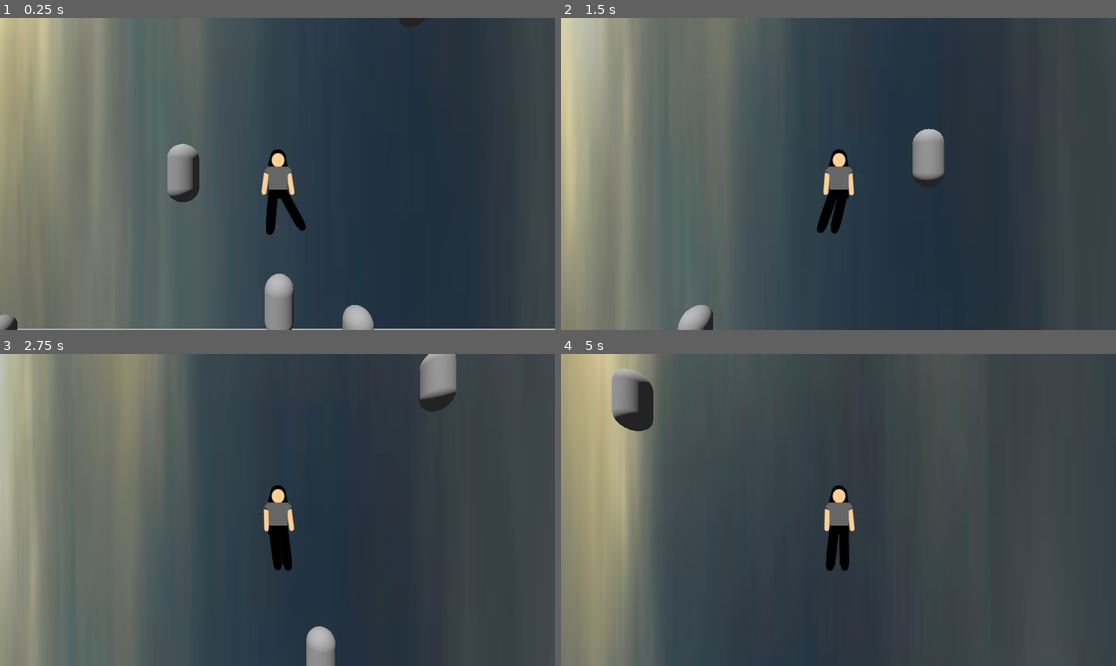
Above: before the commit, frames 1-4 (two rows, left to right).
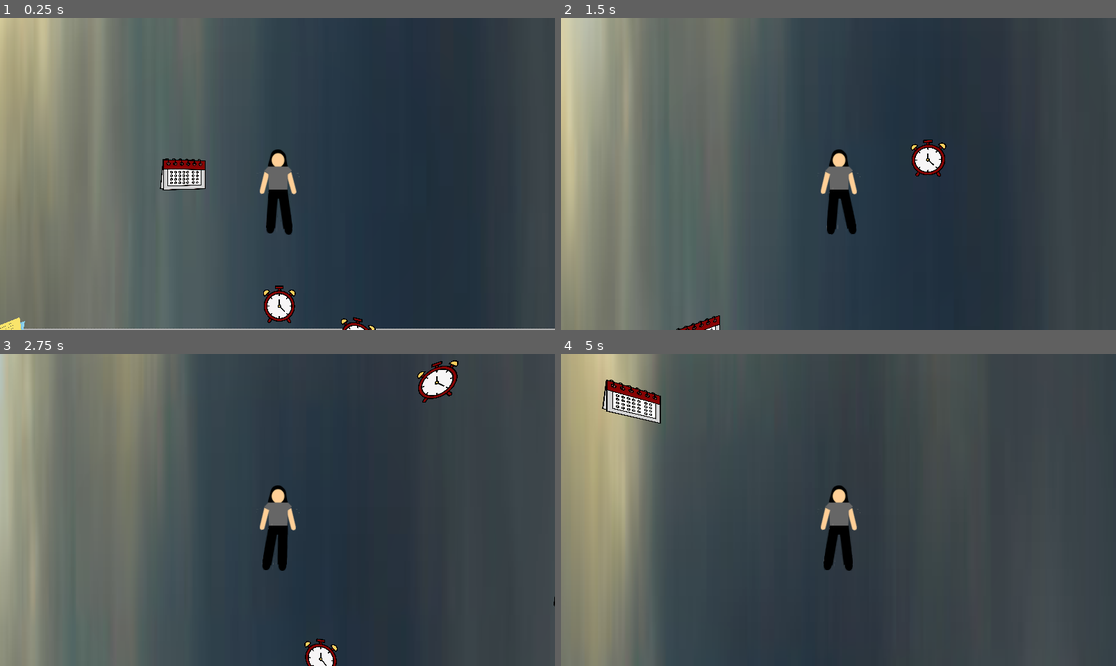
Above: after the commit, the same moments.

Repository: akkajoe/FallingUp
Game: Godot game, scene res://main.tscn
Same seed, same stepped clock (60 frames per second), same inputs: the game is played once before the commit and once after it. This scene is started directly instead of the project's main scene.
Inputs:
- Up to frame 1 (0.25 s): no input
- Up to frame 2 (1.5 s): tap Enter (ui_accept) at 0.5, 0.77 s; hold Right (right) 0.53-1.28 s; hold A (left) from 1.28 s (still down)
- Up to frame 3 (2.75 s): tap Enter (ui_accept) at 1.52 s; release A (left) at 2.03 s; hold Right (right) from 2.03 s (still down)
- Up to frame 4 (5 s): tap Enter (ui_accept) at 3.02, 3.77, 4.52 s; release Right (right) at 3.53 s; hold A (left) from 3.53 s (still down)

The runs differ from the first frame. In frame 1, 3.1% of the frame differs, in the area x 0-77%, y 0-100%; in frame 2, 2.0%; in frame 3, 2.2%; in frame 4, 1.8%.

Commit message:
Added randomized obstacles-calendar, clock, sticky notes

Diff:
--- a/fallingup/obstacle.gd
+++ b/fallingup/obstacle.gd
@@ -1,21 +1,49 @@
 extends Area3D
 
+@onready var mesh = $MeshInstance3D
+@onready var camera : Camera3D = get_viewport().get_camera_3d()
+
+@export var obstacle_textures: Array[Texture2D] = [
+	preload("res://assets/char/clock.png"),
+	preload("res://assets/char/cal.png"),
+	preload("res://assets/char/stickynotes.png")
+]
+
 func _ready():
+	# Assign random texture
+	var chosen_texture = obstacle_textures[randi() % obstacle_textures.size()]
+	var mat := StandardMaterial3D.new()
+	mat.albedo_texture = chosen_texture
+	mat.flags_unshaded = true
+	mat.transparency = BaseMaterial3D.TRANSPARENCY_ALPHA
+	mesh.set_surface_override_material(0, mat)
+
+	# Connect signal
 	var handler = Callable(self, "_on_body_entered")
 	if not body_entered.is_connected(handler):
 		body_entered.connect(handler)
+
+func _process(_delta):
+	if camera and mesh:
+		var mesh_pos = mesh.global_transform.origin
+		var camera_pos = camera.global_transform.origin
+		camera_pos.y = mesh_pos.y  # keep level
+
+		var direction = (camera_pos - mesh_pos).normalized()
+		var angle = atan2(direction.x, direction.z)
+		mesh.rotation.y = angle
 
 func _on_body_entered(body: Node) -> void:
 	if body.name != "player":
 		return
 
-	# glow
 	var world_env = get_tree().get_current_scene().get_node("WorldEnvironment") as WorldEnvironment
 	if world_env and world_env.environment:
-		world_env.environment.glow_strength = clamp(world_env.environment.glow_strength + 0.15, 0.0, 5.0)
+		world_env.environment.glow_strength = clamp(
+			world_env.environment.glow_strength + 0.15, 0.0, 5.0
+		)
 		print("ADDING GLOW")
 
-	# notify player
 	var player = get_tree().get_current_scene().get_node("player")
 	player.register_collected_obstacle(self)
 
--- a/fallingup/obstacle.tscn
+++ b/fallingup/obstacle.tscn
@@ -4,7 +4,7 @@
 
 [sub_resource type="CapsuleShape3D" id="CapsuleShape3D_sl1jc"]
 
-[sub_resource type="CapsuleMesh" id="CapsuleMesh_qcbvg"]
+[sub_resource type="QuadMesh" id="QuadMesh_sl1jc"]
 
 [node name="obstacle" type="Area3D"]
 collision_layer = 3
@@ -20,9 +20,10 @@
 debug_color = Color(0.403922, 0.0705882, 0.133333, 1)
 
 [node name="MeshInstance3D" type="MeshInstance3D" parent="."]
+transform = Transform3D(1.75, 0, 0, 0, 1.75, 0, 0, 0, 1.75, 0, 0, 0)
 layers = 3
 cast_shadow = 0
-mesh = SubResource("CapsuleMesh_qcbvg")
+mesh = SubResource("QuadMesh_sl1jc")
 
 [node name="CollisionShape3D2" type="CollisionShape3D" parent="."]
 shape = SubResource("CapsuleShape3D_sl1jc")
--- a/fallingup/ragdoll.tscn
+++ b/fallingup/ragdoll.tscn
@@ -27,6 +27,7 @@
 transform = Transform3D(0.1, 0, 0, 0, 0.1, 0, 0, 0, 0.1, 0.215209, -0.553509, 0.00626993)
 node_a = NodePath("../torso")
 node_b = NodePath("../rightleg")
+angular_limit/enable = true
 angular_limit/upper = 0.261799
 angular_limit/lower = -0.261799
 angular_limit/bias = 0.99
@@ -35,6 +36,7 @@
 transform = Transform3D(1, 0, 0, 0, 1, 0, 0, 0, 1, -0.259567, -0.00313929, 0.000431538)
 node_a = NodePath("../torso")
 node_b = NodePath("../leftarm")
+angular_limit/enable = true
 angular_limit/upper = 0.261799
 angular_limit/lower = -0.261799
 angular_limit/bias = 0.99
@@ -43,6 +45,7 @@
 transform = Transform3D(0.1, 0, 0, 0, 0.1, 0, 0, 0, 0.1, -0.230457, -0.560054, 0.00864697)
 node_a = NodePath("../torso")
 node_b = NodePath("../legleft")
+angular_limit/enable = true
 angular_limit/upper = 0.261799
 angular_limit/lower = -0.261799
 angular_limit/bias = 0.99
@@ -58,7 +61,7 @@
 shape = SubResource("CapsuleShape3D_uytnn")
 
 [node name="Sprite3D" type="Sprite3D" parent="rightleg"]
-transform = Transform3D(1, 0, 0, 0, 1, 0, 0, 0, 1, 0.160149, -1.24269, 0)
+transform = Transform3D(1, 0, 0, 0, 1, 0, 0, 0, 1, 0.16, -1.243, 0.03)
 texture = ExtResource("1_uytnn")
 
 [node name="torso" type="RigidBody3D" parent="."]
@@ -73,7 +76,7 @@
 mass = 0.036
 
 [node name="Sprite3D" type="Sprite3D" parent="torso"]
-transform = Transform3D(1, 0, 0, 0, 1, 0, 0, 0, 1, -0.021235, 0, 0)
+transform = Transform3D(1, 0, 0, 0, 1, 0, 0, 0, 1, -0.021, 0, 0.02)
 texture = ExtResource("1_s1edl")
 
 [node name="CollisionShape3D" type="CollisionShape3D" parent="torso"]
@@ -111,6 +114,7 @@
 transform = Transform3D(1, 0, 0, 0, 1, 0, 0, 0, 1, 0.264334, -0.00501378, 0.00423479)
 node_a = NodePath("../torso")
 node_b = NodePath("../rightarm")
+angular_limit/enable = true
 angular_limit/upper = 0.261799
 angular_limit/lower = -0.261799
 angular_limit/bias = 0.99
--- a/fallingup/test2.tscn
+++ b/fallingup/test2.tscn
@@ -69,12 +69,12 @@
 node_b = NodePath("../../hipleft")
 
 [node name="Physical Bone Bone_001" type="PhysicalBone3D" parent="Armature/Skeleton3D/PhysicalBoneSimulator3D" index="1"]
-transform = Transform3D(0.01, -2.51746e-21, 4.04647e-25, 9.90528e-23, 0.000391857, -0.00999232, 2.51551e-21, 0.00999232, 0.000391857, -0.000326604, 0.00376863, 0.0528139)
+transform = Transform3D(0.01, -2.51746e-21, 4.04647e-25, 9.90528e-23, 0.000391857, -0.00999232, 2.51551e-21, 0.00999232, 0.000391857, -0.000326604, 0.00376866, 0.0528139)
 collision_layer = 2
 collision_mask = 2
 joint_type = 1
-joint_offset = Transform3D(1, 0, 0, 0, 1, 0, 0, 0, 1, -3.1796e-23, -0.0100656, 0.371043)
-body_offset = Transform3D(0.01, -1.66987e-23, 4.03935e-25, 4.03928e-25, -2.2992e-09, -0.01, 1.66998e-23, 0.01, -2.2992e-09, 0, 0.00371043, 0.000100657)
+joint_offset = Transform3D(1, 0, 0, 0, 1, 0, 0, 0, 1, -3.17962e-23, -0.0100656, 0.371045)
+body_offset = Transform3D(0.01, -1.66987e-23, 4.03935e-25, 4.03928e-25, -2.2992e-09, -0.01, 1.66998e-23, 0.01, -2.2992e-09, 0, 0.00371045, 0.000100657)
 friction = 0.15
 bone_name = "Bone.001"
 joint_constraints/bias = 0.3
@@ -134,11 +134,11 @@
 shape = SubResource("CapsuleShape3D_ijgdv")
 
 [node name="Physical Bone Bone_007" type="PhysicalBone3D" parent="Armature/Skeleton3D/PhysicalBoneSimulator3D" index="5"]
-transform = Transform3D(0.01, 7.2597e-17, 1.22659e-10, 1.11106e-10, 0.00423685, -0.0090581, -5.19688e-11, 0.0090581, 0.00423685, -0.000326604, 0.00181817, 0.0333011)
+transform = Transform3D(0.01, 7.25966e-17, 1.22659e-10, 1.11106e-10, 0.00423685, -0.0090581, -5.19688e-11, 0.0090581, 0.00423685, -0.000326604, 0.00181817, 0.0333011)
 collision_layer = 2
 collision_mask = 2
 joint_offset = Transform3D(1, 0, 0, 0, 1, 0, 0, 0, 1, 1.2168e-08, -0.000143674, 0.194352)
-body_offset = Transform3D(0.01, 7.2907e-17, 1.22659e-10, 1.22659e-10, -6.28643e-09, -0.01, 3.46945e-18, 0.01, -6.28643e-09, -1.45519e-10, 0.00194352, 1.43796e-06)
+body_offset = Transform3D(0.01, 7.29066e-17, 1.22659e-10, 1.22659e-10, -6.28643e-09, -0.01, 3.46945e-18, 0.01, -6.28643e-09, -1.45519e-10, 0.00194352, 1.43796e-06)
 bone_name = "Bone.007"
 
 [node name="CollisionShape3D" type="CollisionShape3D" parent="Armature/Skeleton3D/PhysicalBoneSimulator3D/Physical Bone Bone_007" index="0"]
@@ -146,12 +146,12 @@
 shape = SubResource("CapsuleShape3D_ow83g")
 
 [node name="Physical Bone Bone_008" type="PhysicalBone3D" parent="Armature/Skeleton3D/PhysicalBoneSimulator3D" index="6"]
-transform = Transform3D(0.01, 2.52374e-15, -2.78021e-11, 2.75486e-13, 0.0099995, 9.9996e-05, 2.78007e-11, -9.9996e-05, 0.0099995, -0.000326604, 0.00358119, 0.0243057)
+transform = Transform3D(0.01, 2.52447e-15, -2.78019e-11, 2.75484e-13, 0.0099995, 9.9996e-05, 2.78006e-11, -9.9996e-05, 0.0099995, -0.000326604, 0.00358121, 0.0243058)
 collision_layer = 2
 collision_mask = 2
 joint_type = 1
-joint_offset = Transform3D(1, 0, 0, 0, 1, 0, 0, 0, 1, 2.27143e-09, -0.00844392, 0.817)
-body_offset = Transform3D(0.01, 2.52668e-15, -2.78021e-11, -2.78021e-11, -6.00267e-09, -0.01, -2.5434e-15, 0.01, -6.00267e-09, 0, 0.00817001, 8.44442e-05)
+joint_offset = Transform3D(1, 0, 0, 0, 1, 0, 0, 0, 1, 2.27138e-09, -0.00844621, 0.816985)
+body_offset = Transform3D(0.01, 2.52743e-15, -2.78019e-11, -2.78019e-11, -6.00267e-09, -0.01, -2.54413e-15, 0.01, -6.00267e-09, 0, 0.00816985, 8.4467e-05)
 bone_name = "Bone.008"
 joint_constraints/bias = 0.3
 joint_constraints/damping = 1.0
@@ -178,12 +178,12 @@
 node_b = NodePath("../../legleft")
 
 [node name="legleft" type="PhysicalBone3D" parent="Armature/Skeleton3D/PhysicalBoneSimulator3D" index="8"]
-transform = Transform3D(0.01, 1.33227e-15, -4.86025e-16, -1.33227e-15, 0.01, 1.86301e-09, 4.86025e-16, -1.86301e-09, 0.01, -0.000326604, -0.00352104, 0.0243623)
+transform = Transform3D(0.01, 1.33227e-15, -4.86025e-16, -1.33227e-15, 0.01, 1.86301e-09, 4.86025e-16, -1.86301e-09, 0.01, -0.000326604, -0.00352104, 0.0243624)
 collision_layer = 2
 collision_mask = 2
 joint_type = 1
-joint_offset = Transform3D(1, 0, 0, 0, 1, 0, 0, 0, 1, 3.9711e-14, -9.81822e-08, 0.817057)
-body_offset = Transform3D(0.01, 1.33227e-15, -4.86025e-16, -4.86025e-16, -2.23156e-10, -0.01, -1.33227e-15, 0.01, -2.23156e-10, 0, 0.00817057, 1.16415e-09)
+joint_offset = Transform3D(1, 0, 0, 0, 1, 0, 0, 0, 1, 3.97106e-14, -9.81824e-08, 0.817048)
+body_offset = Transform3D(0.01, 1.33227e-15, -4.86025e-16, -4.86025e-16, -2.23156e-10, -0.01, -1.33227e-15, 0.01, -2.23156e-10, 0, 0.00817049, 1.16415e-09)
 bone_name = "Bone.011"
 joint_constraints/bias = 0.3
 joint_constraints/damping = 1.0
Binary file added: fallingup/assets/char/cal.png
Not shown, added: fallingup/assets/char/cal.png.import
Binary file added: fallingup/assets/char/clock.png
Not shown, added: fallingup/assets/char/clock.png.import
Binary file added: fallingup/assets/char/stickynotes.png
Not shown, added: fallingup/assets/char/stickynotes.png.import
